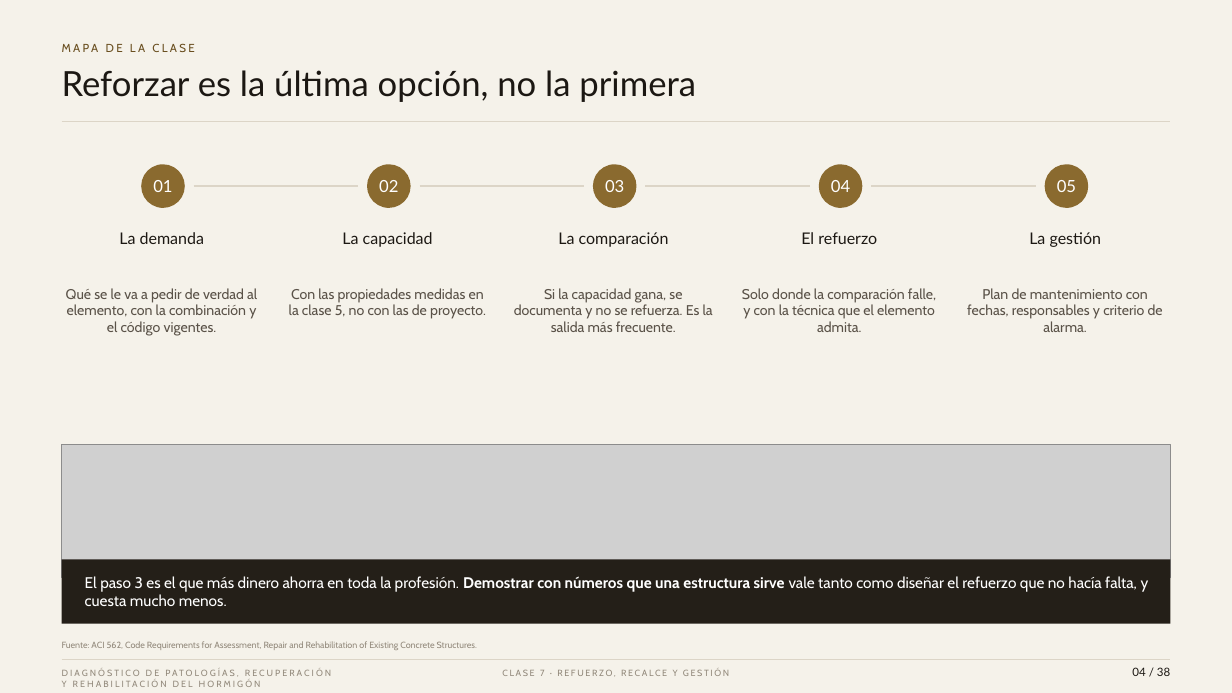
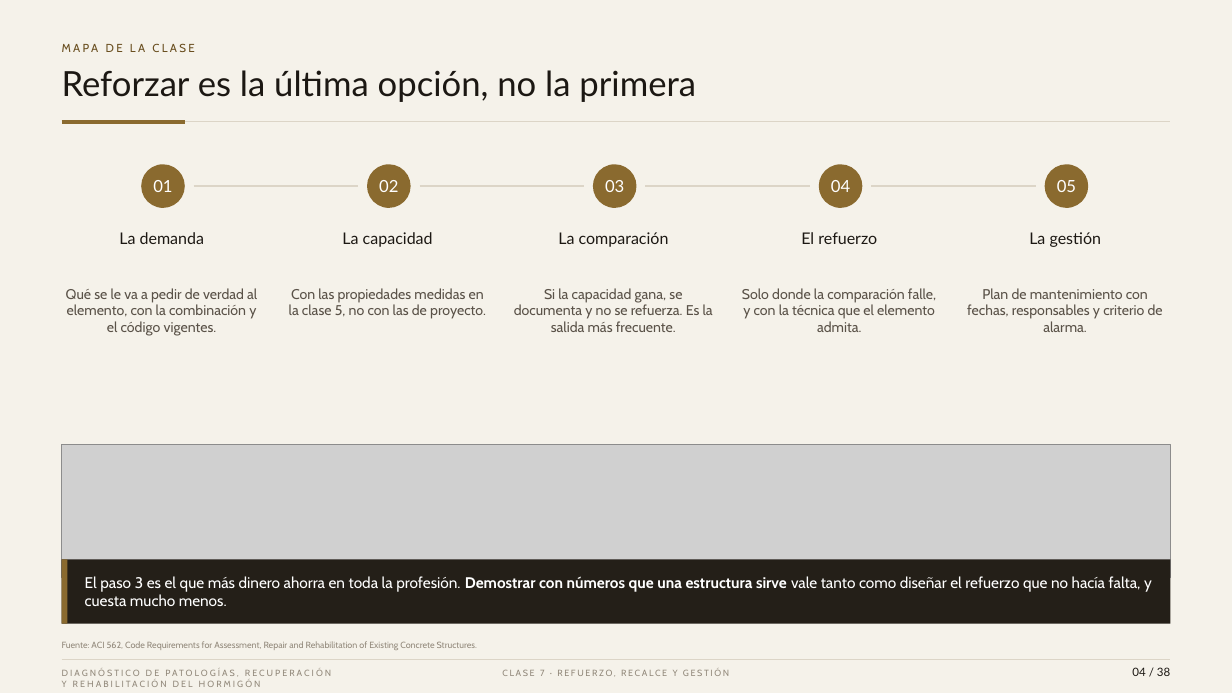
Before and after one commit to kevinyerkovc-cmd/Yerko, a slide deck: slide 4 of PH_Clase_7_Refuerzo_recalce_y_gestion.pptx. Drawn at 1232x693 pixels with LibreOffice and Linux fonts; fonts in the diff are those of the drawing; grey boxes stand for pictures. Boxes give left, top, right and bottom in pixels: in the first picture for what was removed or moved away, otherwise in the second. Text is boxed around its words. In the diff, an @@ line names an element or a change of style, - is before the commit and + after.

```diff
--- a/PH_Clase_7_Refuerzo_recalce_y_gestion.pptx
+++ b/PH_Clase_7_Refuerzo_recalce_y_gestion.pptx
@@ line added from (62, 122) to (185, 122), #8A6A2F 2.5 pt @@
@@ rectangle added at (62, 560, 67, 624), fill #8A6A2F @@
@@ text "El paso 3 es el ..." at (85, 576, 1152, 606): alignment left to justified @@
```
Also in this commit, not shown: 34 other slides changed, 3 slides added, 3 slides removed, 2 other files.
